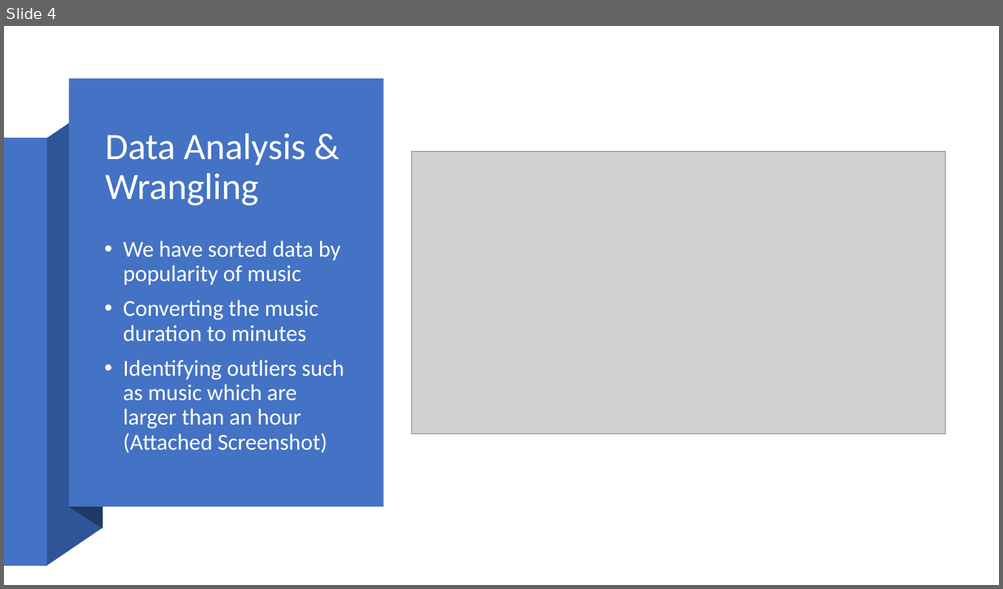
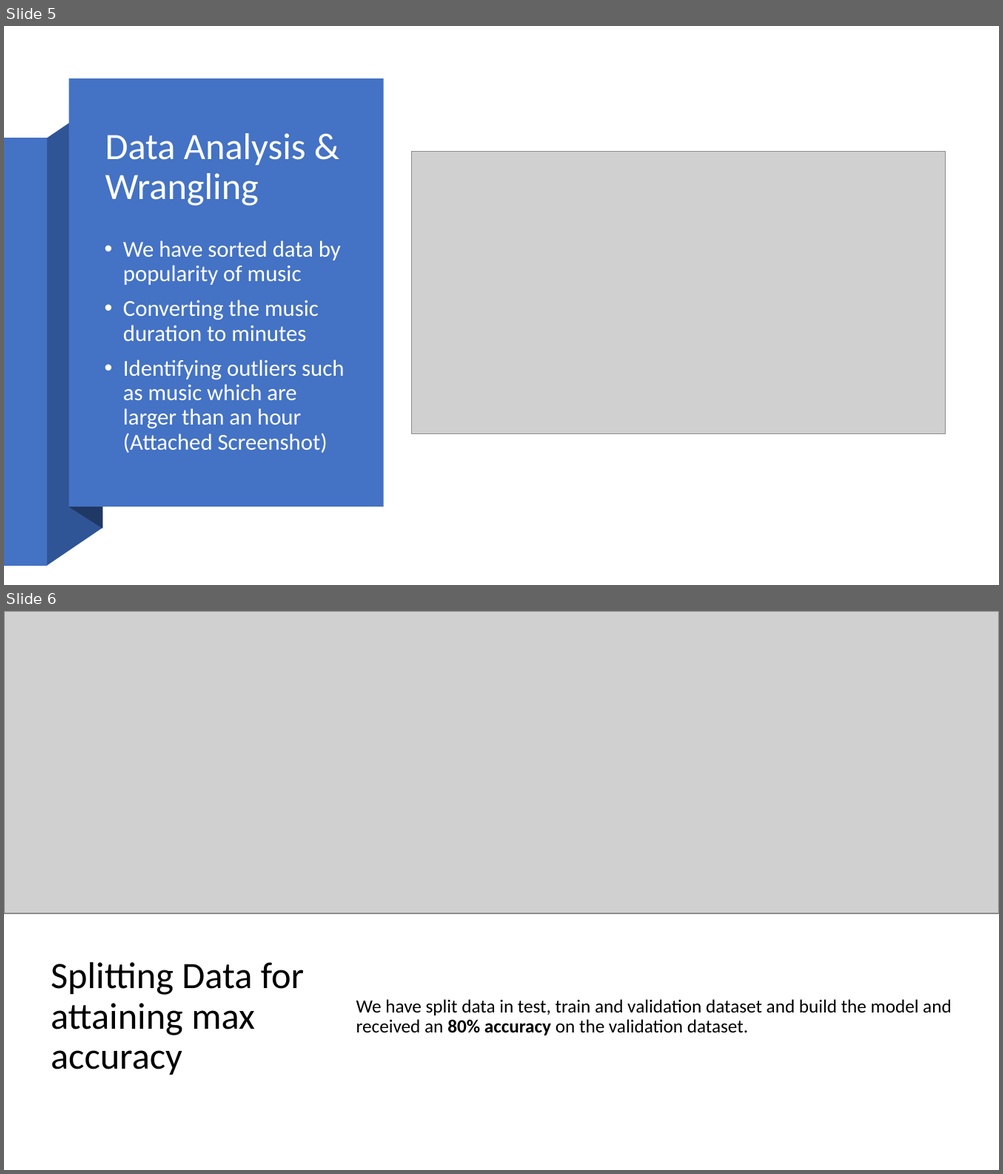
Before and after one commit to adityamulik/INFO-6105---Data-Science-Engineering-And-Tools, a slide deck: Final_Project/INFO6105 - Final Project.pptx. Shown one above the other, each under a label of ours: slide 4 before the commit, slides 5 and 6 after it. The pictures are 1003x589 and 1003x1174 pixels, drawn with LibreOffice and Linux fonts; fonts in the diff are those of the drawing; grey boxes stand for pictures. Boxes give left, top, right and bottom in pixels: in the first picture for what was removed or moved away, otherwise in the second. Text is boxed around its words. In the diff, an @@ line names an element or a change of style, - is before the commit and + after.

```diff
--- a/Final_Project/INFO6105 - Final Project.pptx
+++ b/Final_Project/INFO6105 - Final Project.pptx
@@ slide 6 added at [4, 611, 999, 1170], background #FFFFFF @@
@@ picture added at [4, 611, 999, 914] @@
@@ title added at [51, 963, 304, 1075], 36 pt, text #000000 @@
+Splitting Data for attaining max accuracy
@@ text added at [356, 999, 951, 1036], 18 pt, text #000000 @@
+We have split data in test, train and validation dataset and build the model and received an 80% accuracy on the validation dataset.
@@ what was slide 4 is now slide 5 @@
```
Also in this commit, not shown: 1 slide changed, 1 other slide added, 1 other file.
